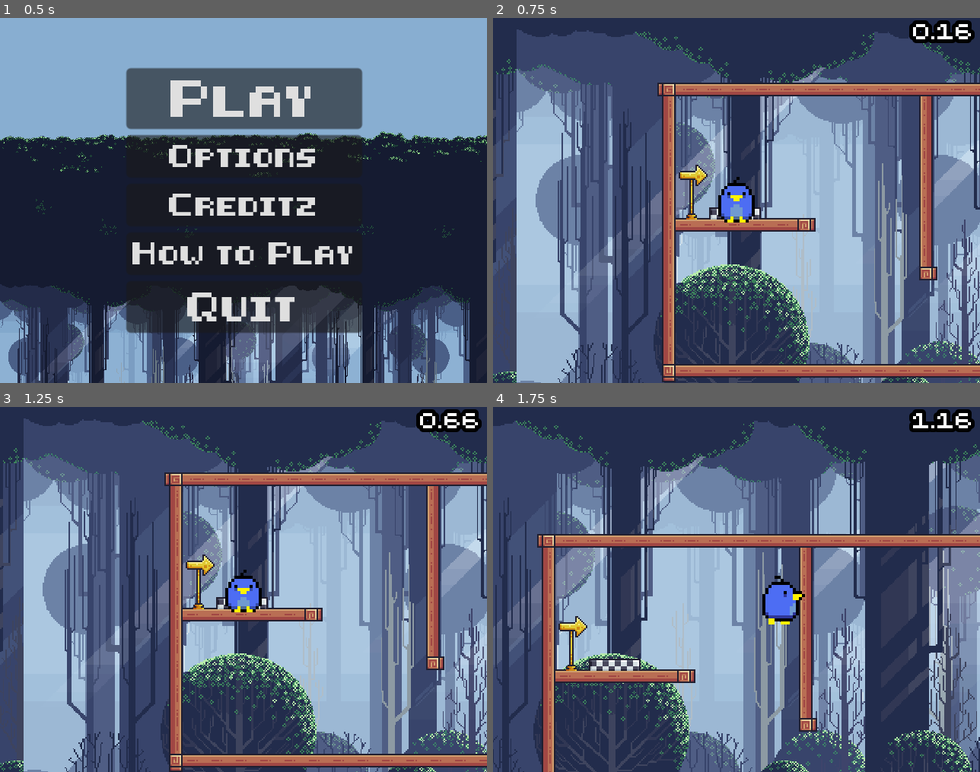
Above: before the commit, frames 1-4 (two rows, left to right).
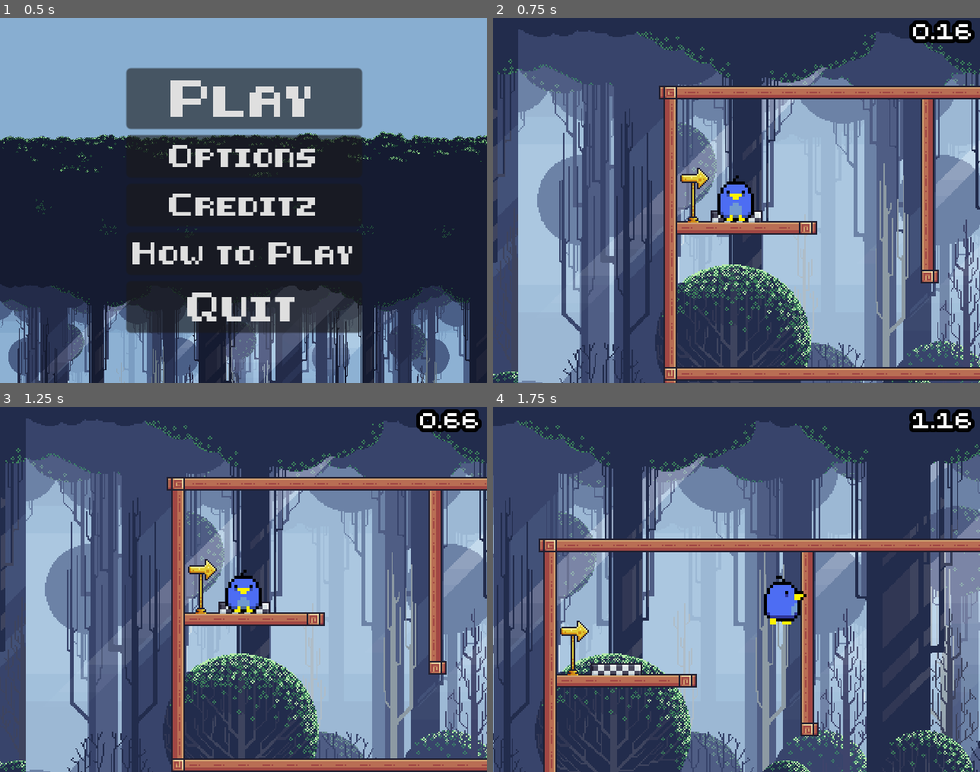
Above: after the commit, the same moments.

Repository: Kynannn/GodotGameApr-June
Game: Godot game, scene res://menu.tscn
Same seed, same stepped clock (60 frames per second), same inputs: the game is played once before the commit and once after it.
Inputs:
- Up to frame 1 (0.5 s): no input
- Up to frame 2 (0.75 s): click "Play" at 0.5 s
- Up to frame 3 (1.25 s): no input
- Up to frame 4 (1.75 s): tap Enter (ui_accept) at 1.25, 1.52 s; hold Right (ui_right) from 1.28 s (still down)

Frame 1 is identical in both runs. In frame 2, 26% of the frame differs, in the area x 0-100%, y 3-100%; in frame 3, 30%; in frame 4, 25%.

Commit message:
fixed player sprite

Diff:
--- a/player/player.tscn
+++ b/player/player.tscn
@@ -129,7 +129,7 @@
 autoplay = "idle"
 
 [node name="CollisionShape2D" type="CollisionShape2D" parent="."]
-position = Vector2(0, -1)
+position = Vector2(0, 2)
 shape = SubResource("RectangleShape2D_ltuw7")
 
 [node name="Camera2D" type="Camera2D" parent="."]
